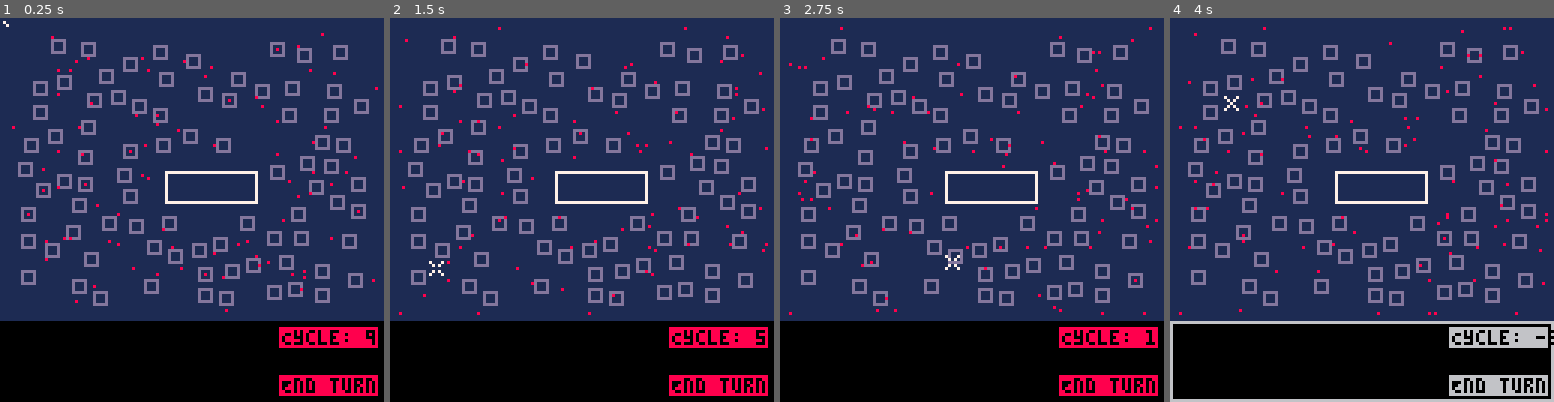
Above: before the commit, frames 1-4 (left to right).
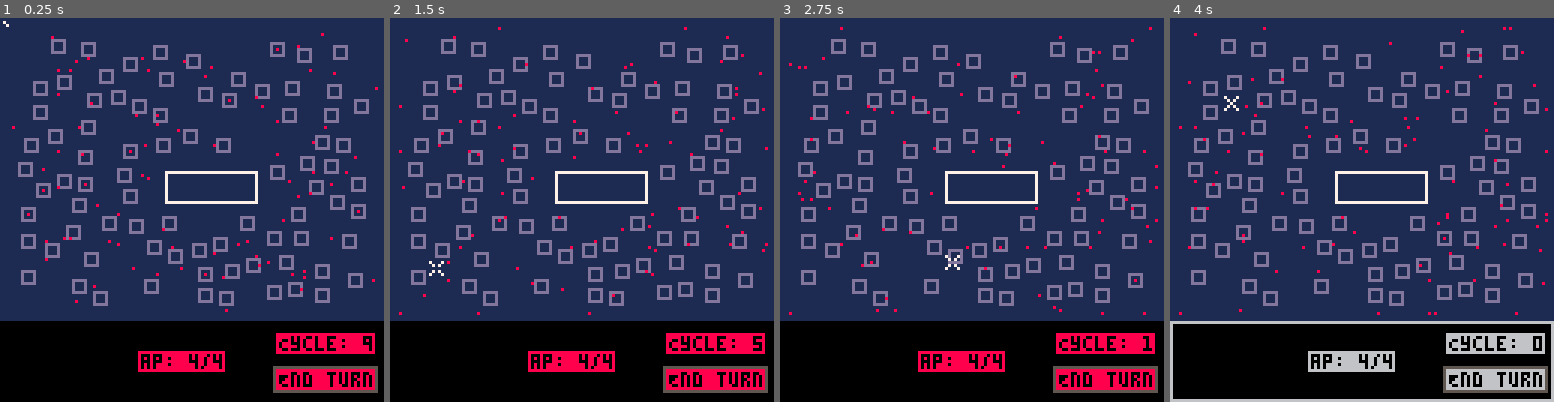
Above: after the commit, the same moments.

Repository: vholmer/capture-and-trace
Game: PICO-8 cartridge code.p8
The game is run twice, just before and just after one commit, with the same random seed, the same clock (stepped at 60 frames per second) and the same inputs.
Inputs (mouse positions are in pixels of both pictures, inside the frame that each line leads up to):
- Up to frame 1 (0.25 s): no input
- Up to frame 2 (1.5 s): click (670, 121) at 0.67 s; click (436, 267) at 1.22 s
- Up to frame 3 (2.75 s): click (887, 114) at 1.77 s; click (952, 259) at 2.32 s
- Up to frame 4 (4 s): click (1404, 106) at 2.87 s; click (1465, 256) at 3.42 s; click (1231, 102) at 3.97 s

The runs differ from the first frame. In frame 1, 3.6% of the frame differs, in the area x 35-99%, y 80-99%; in frame 2, 3.6%; in frame 3, 3.6%; in frame 4, 3.6%.

Commit message:
added mouse over color change for end turn

Diff:
--- a/code.p8
+++ b/code.p8
@@ -17,6 +17,9 @@
 home_radius = home_size \ 2
 time_cycle = 100
 in_cycle = true
+max_ap = 4
+curr_ap = 4
+et_mouse_over = false
 
 function _init()
 	local n = 100
@@ -35,7 +38,9 @@
 	else
 		user_input()
 	end
-	time_cycle -= 1
+	if time_cycle > 0 then
+		time_cycle -= 1
+	end
 end
 
 function _draw()
@@ -49,14 +54,43 @@
 	draw_hall()
 	draw_buttons()
 	draw_cycle()
+	draw_ap()
 	draw_mouse()
 	--print("CPU: " .. stat(1), 0, 0, 7)
 	--print("MEM: " .. stat(0), 0, 6, 7)
 end
 
+function draw_ap()
+	ap_top_left_x = 46
+	ap_top_left_y = 111
+	ap_bot_right_x = ap_top_left_x + 28
+	ap_bot_right_y = ap_top_left_y + 6
+
+	if in_cycle then
+		color = 8
+	else
+		color = 6
+	end
+
+	rectfill(
+		ap_top_left_x,
+		ap_top_left_y,
+		ap_bot_right_x,
+		ap_bot_right_y,
+		color
+	)
+
+	print(
+		"ap: " .. curr_ap .. "/" .. max_ap,
+		ap_top_left_x + 1,
+		ap_top_left_y + 1,
+		0
+	)
+end
+
 function draw_cycle()
-	cycle_top_right_x = 125
-	cycle_top_right_y = 103
+	cycle_top_right_x = 124
+	cycle_top_right_y = 105
 	cycle_bot_left_x = cycle_top_right_x - 32
 	cycle_bot_left_y = cycle_top_right_y + 6
 
@@ -83,12 +117,14 @@
 end
 
 function draw_buttons()
-	end_turn_bot_right_y = 125 -- 109
-	end_turn_bot_right_x = 125 -- 34
+	end_turn_bot_right_y = 123 -- 109
+	end_turn_bot_right_x = 124 -- 34
 	end_turn_top_left_x = end_turn_bot_right_x - 32
 	end_turn_top_left_y = end_turn_bot_right_y - 6
 
-	if in_cycle then
+	if et_mouse_over then
+		color = 3
+	elseif in_cycle then
 		color = 8
 	else
 		color = 6
@@ -100,6 +136,14 @@
 		end_turn_bot_right_x,
 		end_turn_bot_right_y,
 		color
+	)
+
+	rect(
+		end_turn_top_left_x - 1,
+		end_turn_top_left_y - 1,
+		end_turn_bot_right_x + 1,
+		end_turn_bot_right_y + 1,
+		5
 	)
 
 	print(
@@ -185,12 +229,23 @@
 	local mouse_x = stat(32)
 	local mouse_y = stat(33)
 
+	if 		mouse_x >= end_turn_top_left_x
+		and mouse_x <= end_turn_bot_right_x
+		and mouse_y >= end_turn_top_left_y
+		and mouse_y <= end_turn_bot_right_y
+	then
+		et_mouse_over = true
+	else
+		et_mouse_over = false
+	end
+
 	if stat(34) == 1 then
 		if 		mouse_x >= end_turn_top_left_x
 			and mouse_x <= end_turn_bot_right_x
 			and mouse_y >= end_turn_top_left_y
 			and mouse_y <= end_turn_bot_right_y
 		then
+			et_mouse_over = false
 			in_cycle = true
 			time_cycle = 100
 		end
